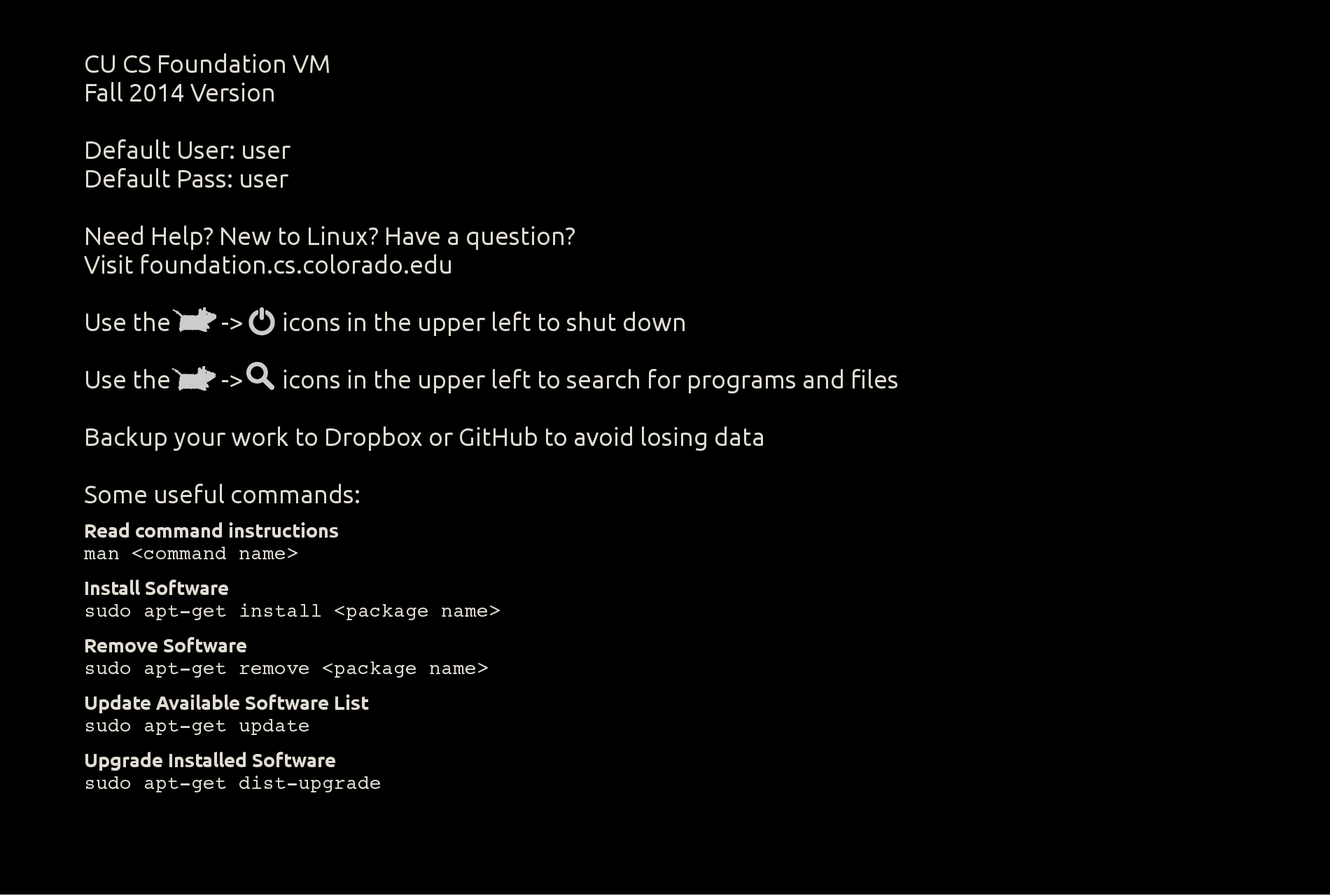
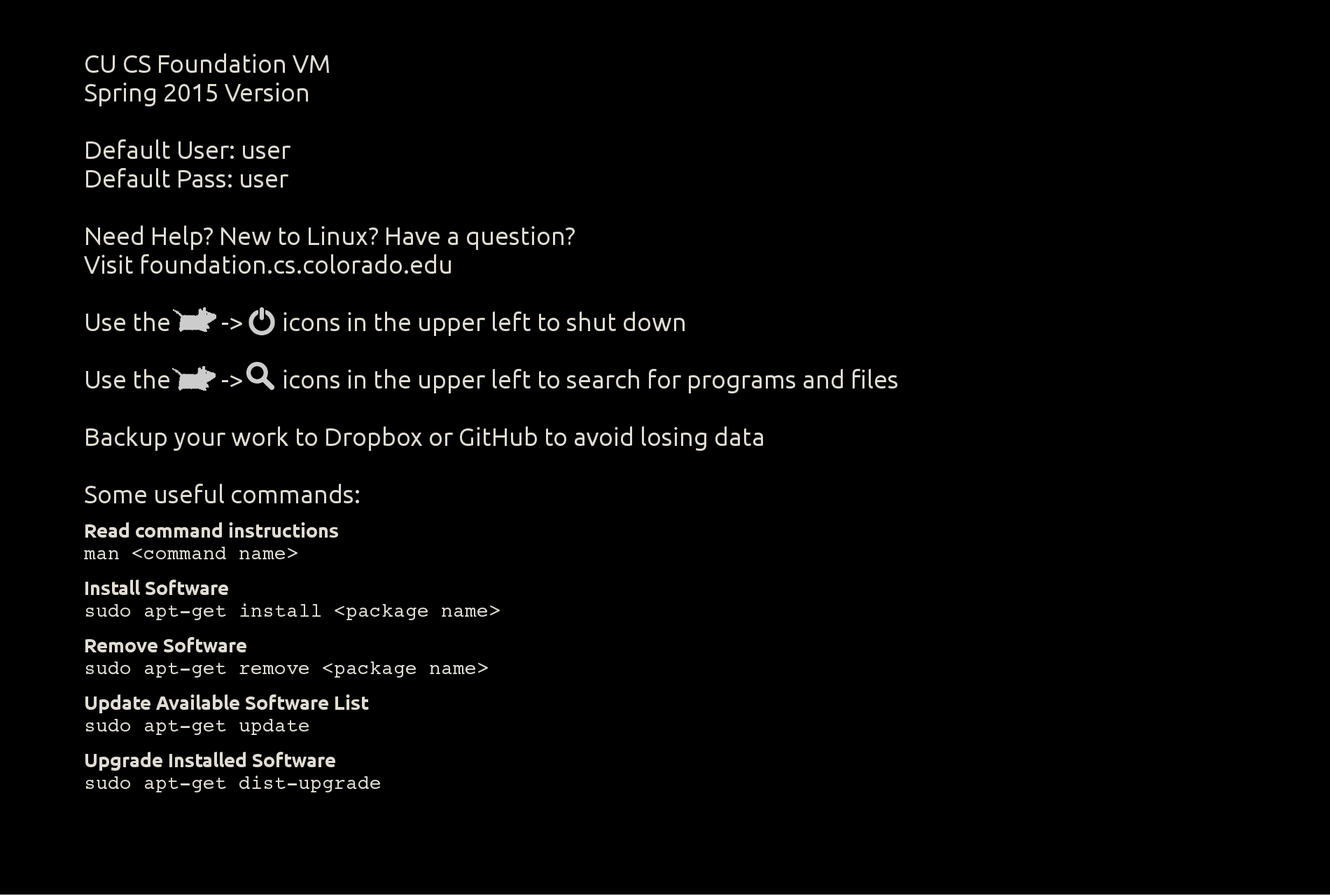
Layers edited between the first and the second 1330 x 896 image:
painted on "CU CS Foundation VM ..." over [84, 81, 308, 107]
